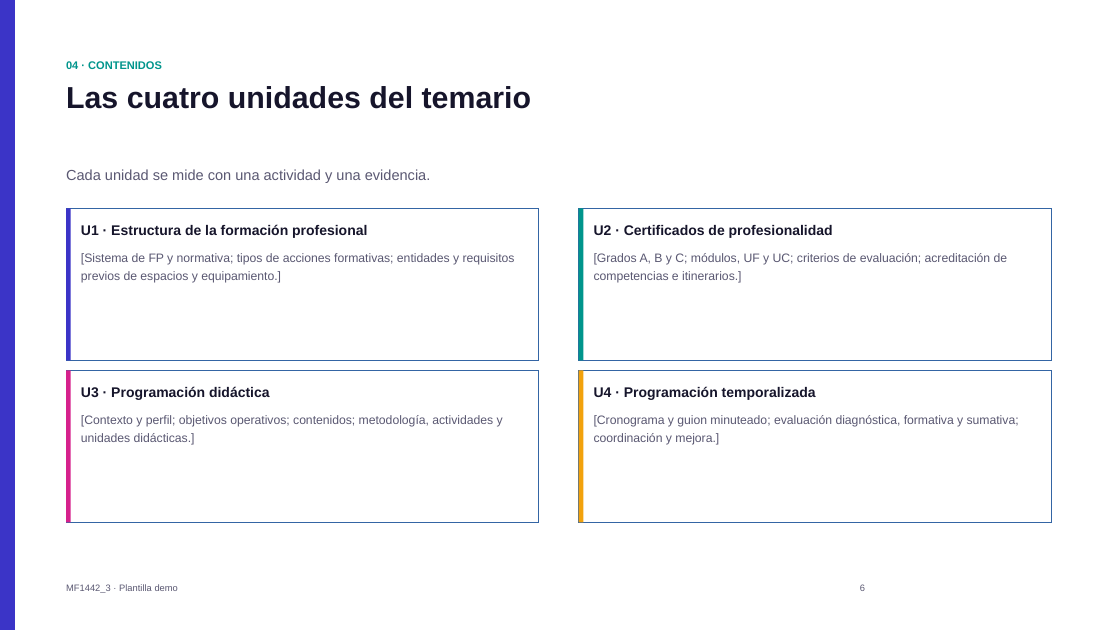
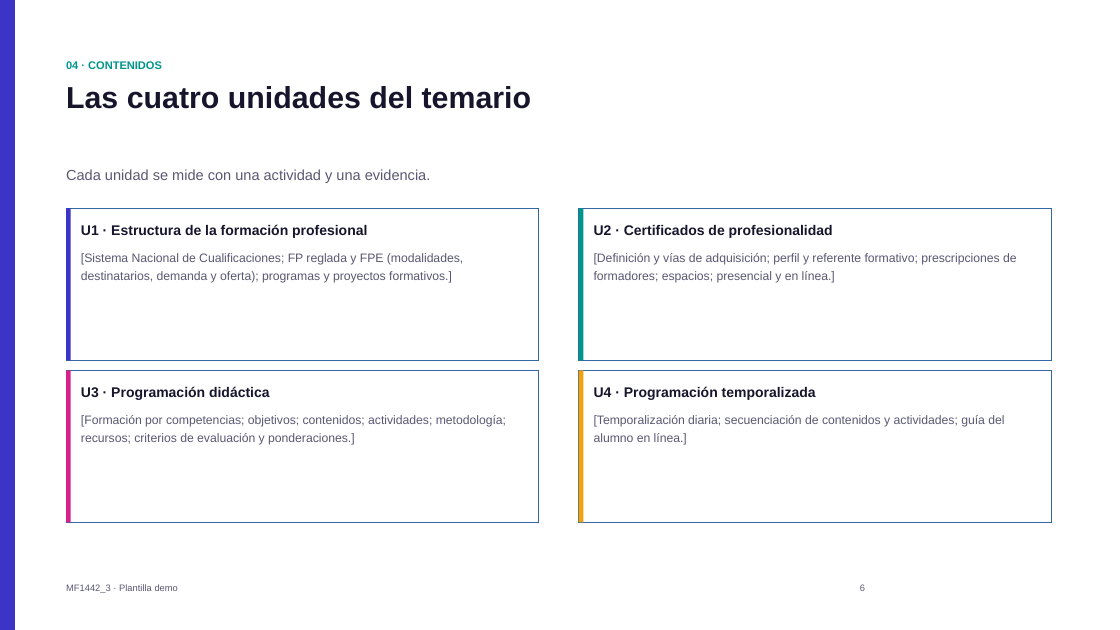
Before and after one commit to systemavworks/SSCE0110, a slide deck: slide 6 of MF1442_3/presentacion_demo_MF1442_3.pptx. Drawn at 1120x630 pixels with LibreOffice and Linux fonts; fonts in the diff are those of the drawing. Boxes give left, top, right and bottom in pixels: in the first picture for what was removed or moved away, otherwise in the second. Text is boxed around its words. In the diff, an @@ line names an element or a change of style, - is before the commit and + after.

Commit message:
feat: temario real del MF1442_3 y criterios literales del BOE

```diff
--- a/MF1442_3/presentacion_demo_MF1442_3.pptx
+++ b/MF1442_3/presentacion_demo_MF1442_3.pptx
@@ text at [81,253,463,283]: text changed @@
-[Sistema de FP y normativa; tipos de acciones formativas; entidades y requisitos previos de espacios y equipamiento.]
+[Sistema Nacional de Cualificaciones; FP reglada y FPE (modalidades, destinatarios, demanda y oferta); programas y proyectos formativos.]
@@ text at [594,253,1017,283]: text changed @@
-[Grados A, B y C; módulos, UF y UC; criterios de evaluación; acreditación de competencias e itinerarios.]
+[Definición y vías de adquisición; perfil y referente formativo; prescripciones de formadores; espacios; presencial y en línea.]
@@ text at [81,415,506,445]: text changed @@
-[Contexto y perfil; objetivos operativos; contenidos; metodología, actividades y unidades didácticas.]
+[Formación por competencias; objetivos; contenidos; actividades; metodología; recursos; criterios de evaluación y ponderaciones.]
@@ text at [594,415,1004,445]: text changed @@
-[Cronograma y guion minuteado; evaluación diagnóstica, formativa y sumativa; coordinación y mejora.]
+[Temporalización diaria; secuenciación de contenidos y actividades; guía del alumno en línea.]
```
Also in this commit, not shown: 11 other files.
